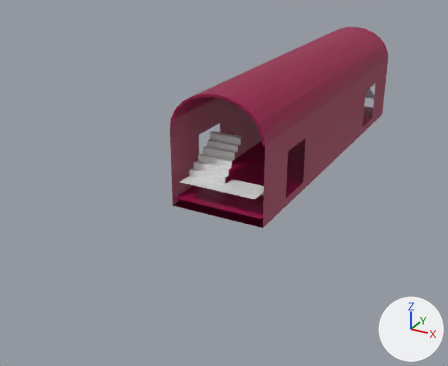
One commit to the Blender file Assets/Blender/ROSS Front.blend: the scene before it, then after it.
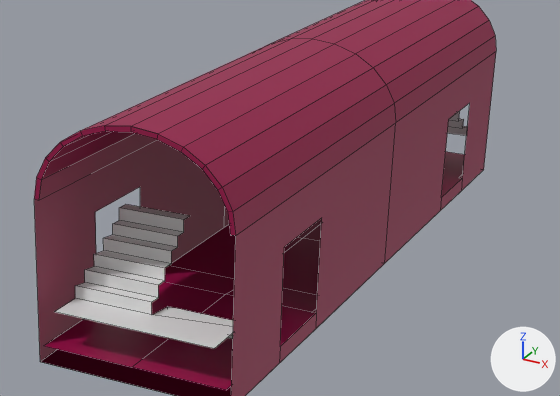
Each version is shown whole from a camera (50 mm lens) standing at (10.6, -26.7, 10.8) and looking at (-2.4, -3.0, -1.0), then close up on the part from 34% to 93% of the width and 9% to 61% of the height. Arrows for +X, +Y and +Z are at lower right; the lights stay in place. The close-ups show mesh edges as thin lines.

Names of what the first close-up shows: 'Body', 'Steps'.
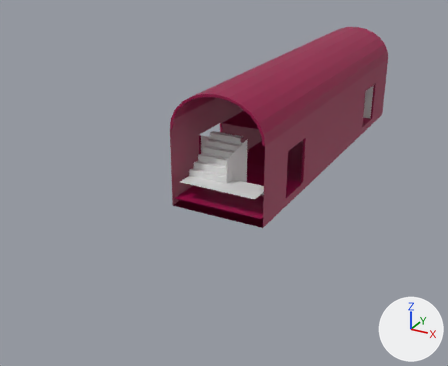
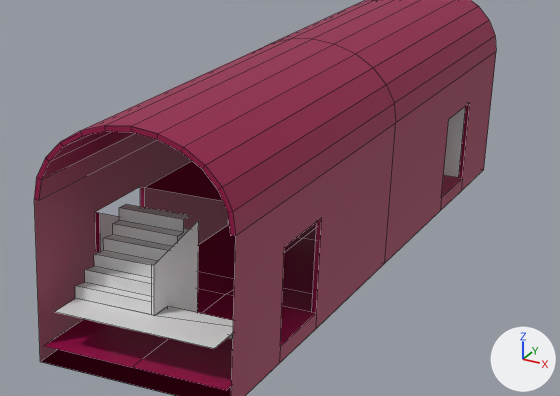
Changed parts and their boxes (x1, y1, x2, y2) in the close-ups (560 x 396 px):
'Steps', reshaped
    before: (55, 112, 468, 349)
    after: (55, 106, 466, 349)
part 1 of me_cube, built on (brown)
    after: (95, 103, 470, 313)
part 2 of me_cube_003, built on
    before: (55, 298, 233, 349)
    after: (55, 106, 466, 349)

The change, as a list of edits to the scene's bpy script:
```text
Change me_cube:
    where me_cube.from_pydata(...)  # 69 vertices, 47 faces, 3 loose edges; spans x -2.0..2.0, y 0.0..16.0, z 0.0..4.9
    used by ob_body; location = (0.0, 0.0, 0.0)
    verts and faces of me_cube; kept vertices keep their numbers, new ones are numbered from 69
    before: 8 (1.9, 0.0, 0.2), 10 (0.0, 0.0, 0.2) at pixel (302, 238), 13 (1.9, 4.1, 0.3), 15 (1.9, 3.0, 0.2), 17 (1.9, 5.9, 0.3) at pixel (458, 177)
    before: 18 (2.0, 4.1, 0.3) at pixel (441, 197), 19 (2.0, 5.9, 0.3) at pixel (462, 178), 20 (2.0, 4.1, 2.3) at pixel (448, 119), 21 (2.0, 5.9, 2.3) at pixel (469, 102), 50 (2.0, 8.0, 3.3) at pixel (496, 51)
    before: 51 (2.0, 0.0, 3.2) at pixel (395, 122), 64 (1.9, 8.0, 3.2), 65 (1.9, 0.0, 3.2)
    me_cube part 1
    add delete_faces([(50, 64, 65, 51)])
    add for new, old in zip([69, 70, 71], [13, 17, 19]): verts[new] = verts[old] + (0.0, 0.0, 2.0)
    add verts[72] = (1.9, 0.0, 2.3)
    add verts[73] = (0.0, 0.0, 0.2)  # pixel (302, 238)
    add verts[74] = (0.0, 0.0, 2.3)
    add verts[75] = (0.0, 4.1, 2.3)
    add edges += [(10, 73), (21, 71)]
    add faces += [(17, 19, 71, 70), (13, 69, 20, 18), (8, 72, 69, 13, 15), (69, 72, 74, 75)]
Change me_cube_003:
    where me_cube_003.from_pydata(...)  # 56 vertices, 24 faces, 3 loose edges; spans x -1.9..1.9, y 5.75..8.0, z 0.35..2.57
    used by ob_steps; location = (0.0, 0.0, 0.0)
    verts and faces of me_cube_003; kept vertices keep their numbers, new ones are numbered from 56
    before: 13 (-0.25, 6.0, 0.35), 14 (0.0, 7.25, 1.1), 15 (-0.25, 6.0, 0.54), 16 (-0.19, 6.25, 0.54), 17 (-0.19, 6.25, 0.73)
    before: 18 (-0.12, 6.5, 0.73), 19 (-0.12, 6.5, 0.91), 20 (-0.06, 6.75, 0.91), 21 (-0.06, 6.75, 1.1), 29 (0.0, 7.25, 1.1)
    before: 54 (1.9, 5.89, 0.35) at pixel (458, 177), 55 (0.0, 5.89, 0.35)
    me_cube_003 part 2
    add delete_vertices([55])  # with the faces that use them
    add verts[14] = (-0.05, 7.25, 1.1)  # moved
    add verts[56] = (1.9, 5.89, 2.35)
    add verts[57] = (-0.25, 5.89, 2.35)
    add verts[58] = (-0.25, 5.89, 0.35)
    add verts[59] = (-0.25, 5.89, 2.57)
    add verts[60] = (-0.05, 7.25, 1.1)
    add verts[61] = (-0.05, 7.25, 2.1)
    add verts[62] = (0.0, 7.25, 2.1)
    add faces += [(54, 56, 57, 58), (13, 58, 57, 59, 61, 60, 21, 20, 19, 18, 17, 16, 15), (29, 60, 61, 62)]
```
